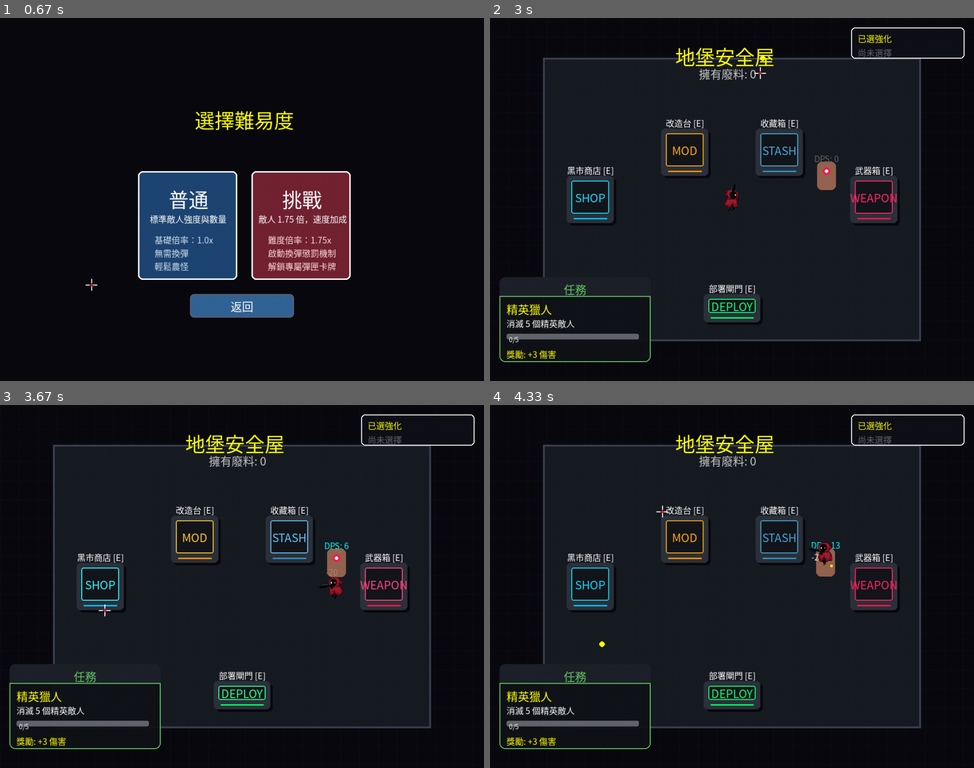
Above: before the commit, frames 1-4 (two rows, left to right).
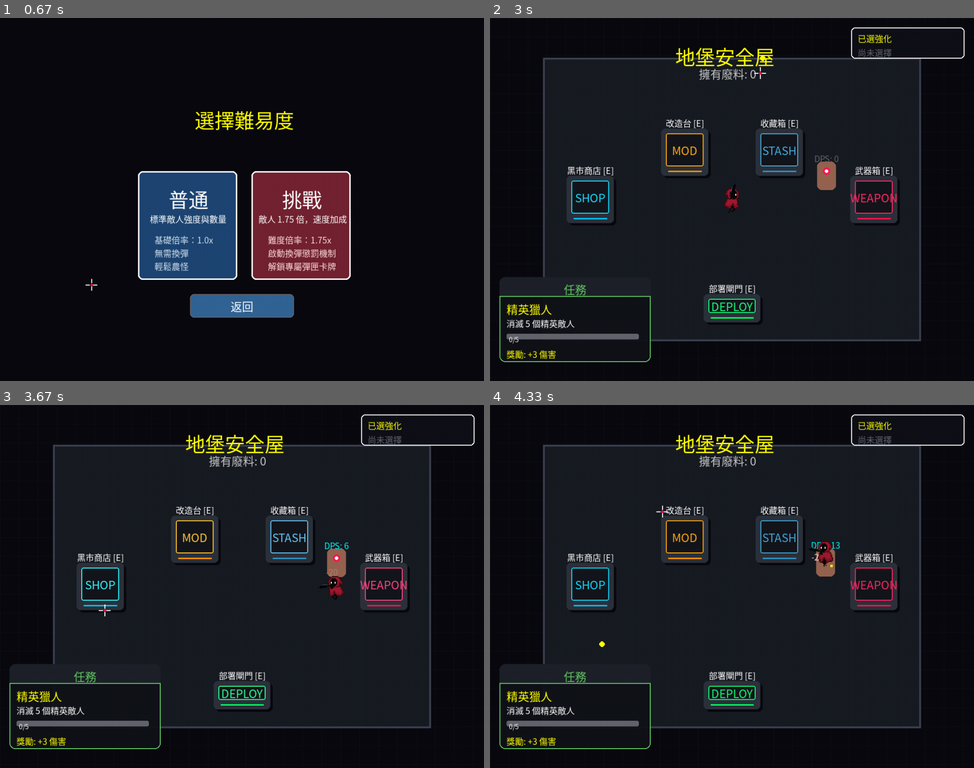
Above: after the commit, the same moments.

Repository: Bruse527/pygame-
Game: pygame game, started from pygame 專題遊戲B8.8末日機器人主題+劇情+優化.py
Same seed, same stepped clock (60 frames per second), same inputs: the game is played once before the commit and once after it.
Inputs (mouse positions are in pixels of both pictures, inside the frame that each line leads up to):
- Up to frame 1 (0.67 s): press the mouse at (242, 221) at 0.37 s; move the mouse to (164, 250) at 0.47 s; release the mouse at (91, 282) at 0.6 s
- Up to frame 2 (3 s): click (790, 224) at 0.72 s; click (577, 243) at 1.05 s; press the mouse at (577, 243) at 1.37 s; move the mouse to (577, 152) at 1.47 s; release the mouse at (572, 65) at 1.6 s; click (683, 257) at 1.72 s; click (809, 65) at 2.05 s; click (828, 177) at 2.38 s; click (761, 72) at 2.72 s
- Up to frame 3 (3.67 s): hold D 3-3.47 s; click (363, 553) at 3.08 s; right-click (106, 608) at 3.55 s
- Up to frame 4 (4.33 s): click (688, 622) at 3.88 s; hold W from 4.17 s (still down); click (659, 510) at 4.25 s

Frame 1 is identical in both runs. In frame 2, less than 0.1% of the frame differs, in the area x 48-52%, y 46-54%; in frame 3, less than 0.1%; in frame 4, less than 0.1%, in the area x 67-71%, y 37-45%.

Commit message:
Add files via upload

Diff:
--- a/pygame 專題遊戲B8.8末日機器人主題+劇情+優化.py
+++ b/pygame 專題遊戲B8.8末日機器人主題+劇情+優化.py
@@ -128,15 +128,15 @@
 load_image("bullet_plasma", "bullet_plasma.png", (24, 24))  # 等離子子彈圖示
 load_image("enemy_bullet", "bullet_enemy.png", (18, 18))  # 敵人子彈圖示
 
-load_animation("player", "player", (60, 60))  # 玩家角色動畫
-load_animation("enemy_normal", "enemy_normal", (55, 55))  # 普通敵人動畫
-load_animation("enemy_elite", "enemy_elite", (75, 75))  # 菁英敵人動畫
-load_animation("enemy_kamikaze", "enemy_kamikaze", (55, 55)) # 自爆怪動畫
-load_animation("dummy", "dummy", (50, 75))  # 訓練假人動畫
-
-load_animation("boss_yellow", "boss_yellow", (150, 150))    # 第一隻 Boss
-load_animation("boss_charger", "boss_charger", (180, 180))  # 第二隻 Boss
-load_animation("boss_red", "boss_red", (195, 195))          # 第三隻 Boss
+load_animation("player", "player", (65, 65))  # 玩家角色動畫
+load_animation("enemy_normal", "enemy_normal", (60, 60))  # 普通敵人動畫
+load_animation("enemy_elite", "enemy_elite", (80, 80))  # 菁英敵人動畫
+load_animation("enemy_kamikaze", "enemy_kamikaze", (60, 60)) # 自爆怪動畫
+load_animation("dummy", "dummy", (55, 80))  # 訓練假人動畫
+
+load_animation("boss_yellow", "boss_yellow", (155, 155))    # 第一隻 Boss
+load_animation("boss_charger", "boss_charger", (185, 185))  # 第二隻 Boss
+load_animation("boss_red", "boss_red", (200, 200))          # 第三隻 Boss
 
 load_sound("dash", "dash.wav")  # 衝刺音效
 load_sound("hit", "hit.wav")  # 攻擊命中音效
@@ -445,10 +445,9 @@
     draw_hover_button(surface, close_rect, "X", (180, 60, 60), RED, WHITE)
     logs = [
         "修復項目與優化內容:",
-        "- 全新三大階段 Boss 系統加入！",
-        "- 修復：傷害數字與特效凍結在畫面的問題。",
-        "- 修復：Boss 行為凍結的問題。",
-        "- 成功撤離會完美保留所有狀態。",
+        "- 全新三大階段 Boss 系統",
+        "- 修復傷害數字與特效凍結在畫面的問題。",
+        "- 修復Boss 行為凍結的問題。",
     ]
     for i, line in enumerate(logs):
         surface.blit(small_font.render(line, True, WHITE), (rect.x + 20, rect.y + 60 + i * 30))
